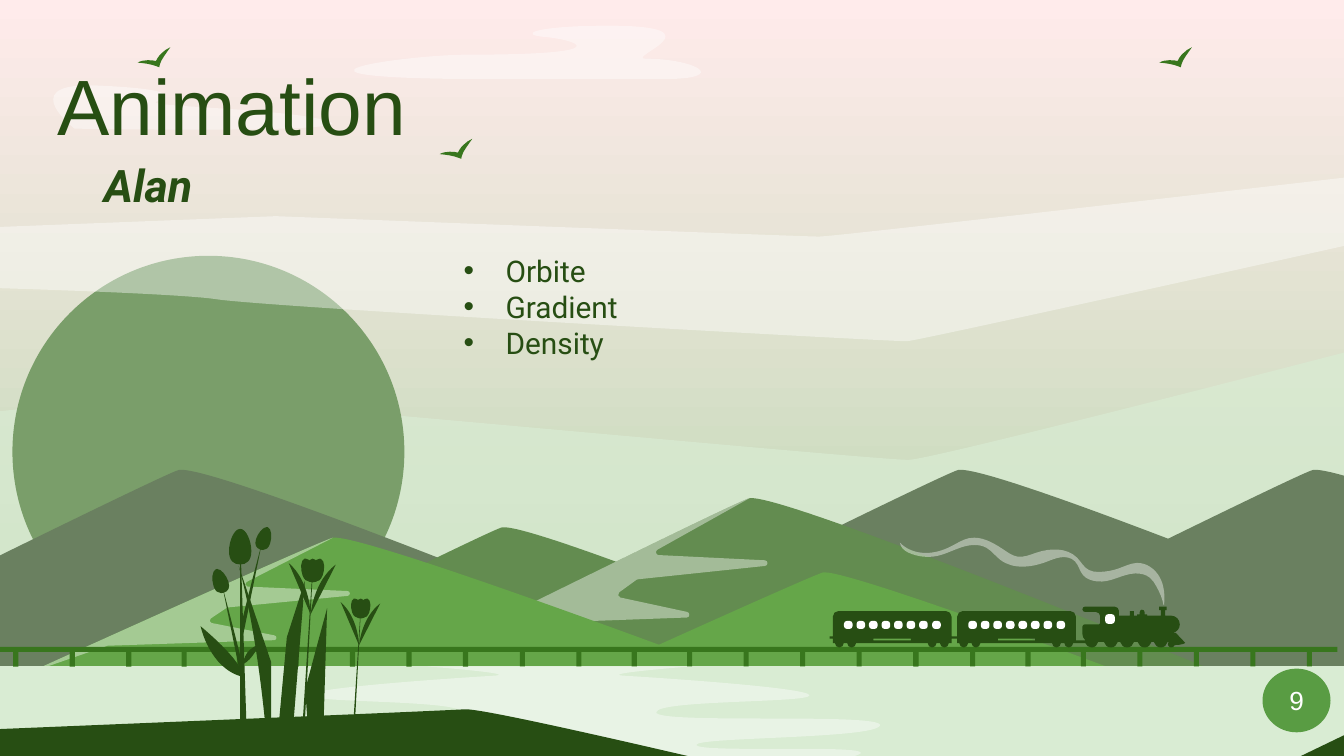
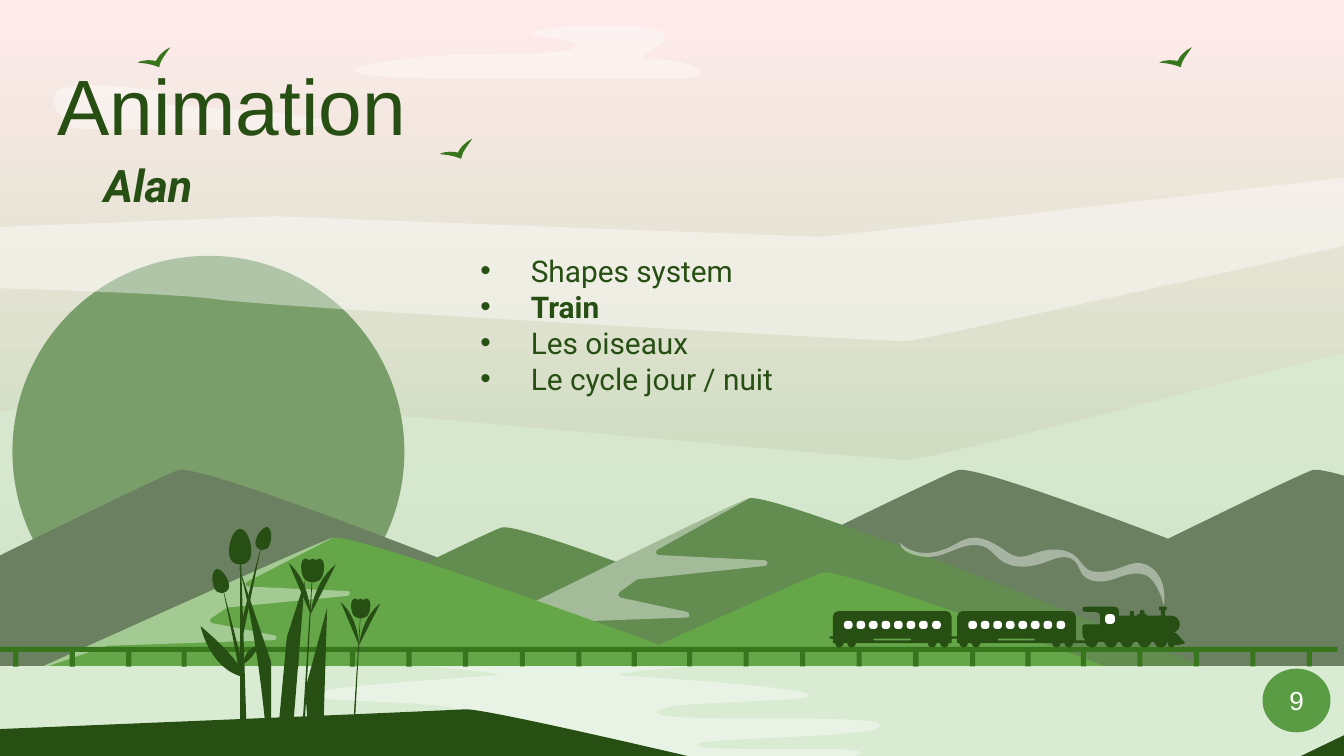
Before and after one commit to Smoother19/MusicAnimation, a slide deck: slide 16 of docs/presentation/PresFinal.pptx. Drawn at 1344x756 pixels with LibreOffice and Linux fonts; fonts in the diff are those of the drawing. Boxes give left, top, right and bottom in pixels: in the first picture for what was removed or moved away, otherwise in the second. Text is boxed around its words. In the diff, an @@ line names an element or a change of style, - is before the commit and + after.

Commit message:
Add some features like new flowers system

```diff
--- a/docs/presentation/PresFinal.pptx
+++ b/docs/presentation/PresFinal.pptx
@@ subtitle at <box>531,259,773,397</box>: text changed @@
-• Orbite
-• Gradient
-• Density
+• Shapes system
+• Train
+• Les oiseaux
+• Le cycle jour / nuit
```
Also in this commit, not shown: 2 slides added, 7 other files.
